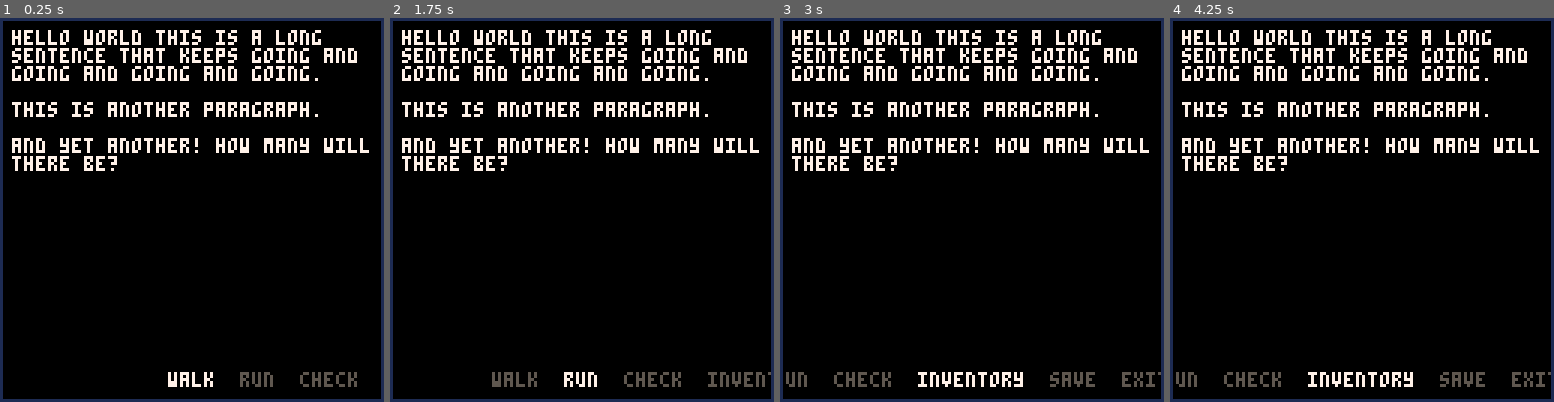
Above: before the commit, frames 1-4 (left to right).
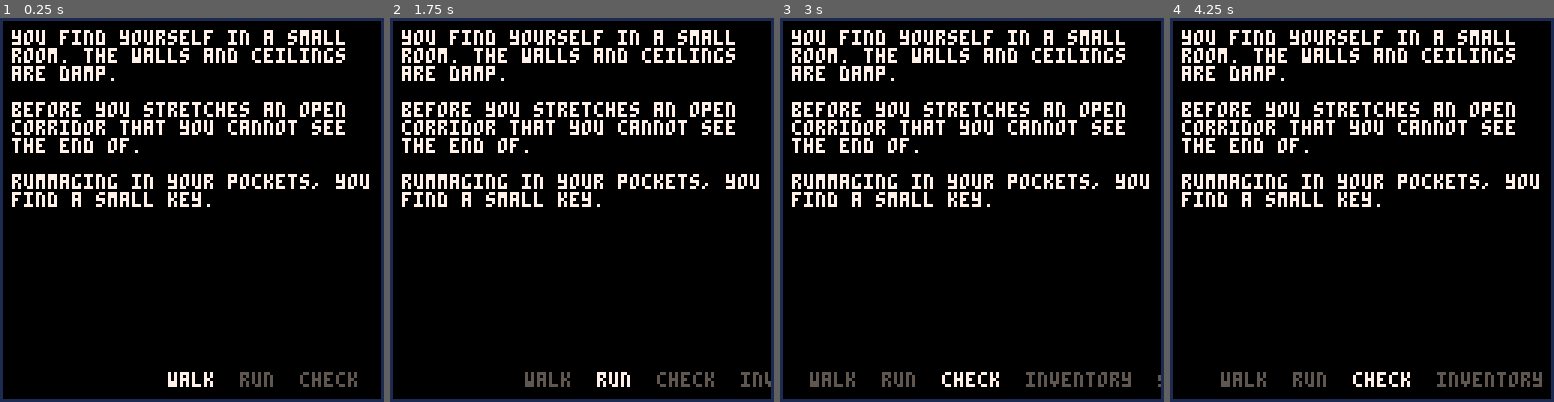
Above: after the commit, the same moments.

Repository: fletchmakes/story-engine
Game: PICO-8 cartridge storyengine.p8
The game is run twice, just before and just after one commit, with the same random seed, the same clock (stepped at 60 frames per second) and the same inputs.
Inputs:
- Up to frame 1 (0.25 s): no input
- Up to frame 2 (1.75 s): hold Right from 1.6 s (still down)
- Up to frame 3 (3 s): release Right at 2.1 s; hold Right from 2.47 s (still down)
- Up to frame 4 (4.25 s): release Right at 3.03 s; hold Left 3.08-3.58 s; hold Right from 4.02 s (still down)

The runs differ from the first frame. In frame 1, 10% of the frame differs, in the area x 3-97%, y 3-50%; in frame 2, 12%; in frame 3, 12%; in frame 4, 12%, in the area x 1-100%, y 3-97%.

Commit message:
animations on menu

Diff:
--- a/storyengine.p8
+++ b/storyengine.p8
@@ -8,6 +8,42 @@
 _letter_width = 4
 
 _menu_option = 1
+_menu_offset = 0
+_menu_tween = nil
+_anim_duration = 0.5
+opts = {"walk", "run", "check", "inventory", "save", "exit"}
+
+-->8
+-- tween helpers
+
+-- https://github.com/JoebRogers/PICO-Tween
+function linear(t, b, c, d)
+    return c * t / d + b
+end
+
+-- https://github.com/JoebRogers/PICO-Tween
+function outQuad(t, b, c, d)
+    t = t / d
+    return -c * t * (t - 2) + b
+end
+
+function coroutween(duration, from, to, func)
+    return function()
+        local tStart = time()
+        local elapsed = 0
+        while (true) do
+            elapsed = time() - tStart
+
+            if (elapsed > duration) then elapsed = duration end
+
+            local step = outQuad(elapsed, from, to - from, duration)
+            func(step)
+
+            if (elapsed >= duration) then break end
+            yield()
+        end
+    end
+end
 
 -->8
 -- text functions
@@ -35,7 +71,7 @@
 
 -->8
 -- menus
-function print_menu(options, active_idx)
+function get_menu_offset(options, active_idx)
     local center_x = center(options[active_idx])
     local cursor_x = center_x
     local cursor = active_idx
@@ -45,9 +81,18 @@
         cursor_x = cursor_x - (_letter_width + _letter_width + (#options[cursor] * _letter_width))
     end
 
+    return cursor_x
+end
+
+function set_menu_offset(value)
+    _menu_offset = value
+end
+
+function print_menu(options)
+    local cursor_x = _menu_offset
     for i=1,#options do
         local color = 5
-        if (active_idx == i) then
+        if (_menu_option == i) then
             color = 7
         end
         print(options[i], cursor_x, 128 - _margin - _line_height, color)
@@ -58,27 +103,35 @@
 -->8
 -- lifecycle
 function _init()
-
+    _menu_offset = get_menu_offset(opts, _menu_option)
 end
 
 function _update60()
-    if (btnp(0) and _menu_option > 1) then
+    if (btnp(0) and _menu_option > 1 and _menu_tween == nil) then
         _menu_option = _menu_option - 1
+        _menu_tween = cocreate( coroutween(_anim_duration, _menu_offset, get_menu_offset(opts, _menu_option), set_menu_offset) )
     end
 
-    if (btnp(1) and _menu_option < 6) then
+    if (btnp(1) and _menu_option < 6 and _menu_tween == nil) then
         _menu_option = _menu_option + 1
+        _menu_tween = cocreate( coroutween(_anim_duration, _menu_offset, get_menu_offset(opts, _menu_option), set_menu_offset) )
+    end
+
+    if _menu_tween and costatus(_menu_tween) != 'dead' then
+        coresume(_menu_tween)
+    else
+        _menu_tween = nil
     end
 end
 
 function _draw()
     cls(0)
     local y = 0
-    y = print_text("hello world this is a long sentence that keeps going and going and going and going.", y + _margin)
-    y = print_text("this is another paragraph.", y + (_line_height * 2))
-    y = print_text("and yet another! how many will there be?", y + (_line_height * 2))
+    y = print_text("you find yourself in a small room. the walls and ceilings are damp.", y + _margin)
+    y = print_text("before you stretches an open corridor that you cannot see the end of.", y + (_line_height * 2))
+    y = print_text("rummaging in your pockets, you find a small key.", y + (_line_height * 2))
 
-    print_menu({"walk", "run", "check", "inventory", "save", "exit"}, _menu_option)
+    print_menu(opts, _menu_offset)
 
     rect(0, 0, 127, 127, 1)
 end
